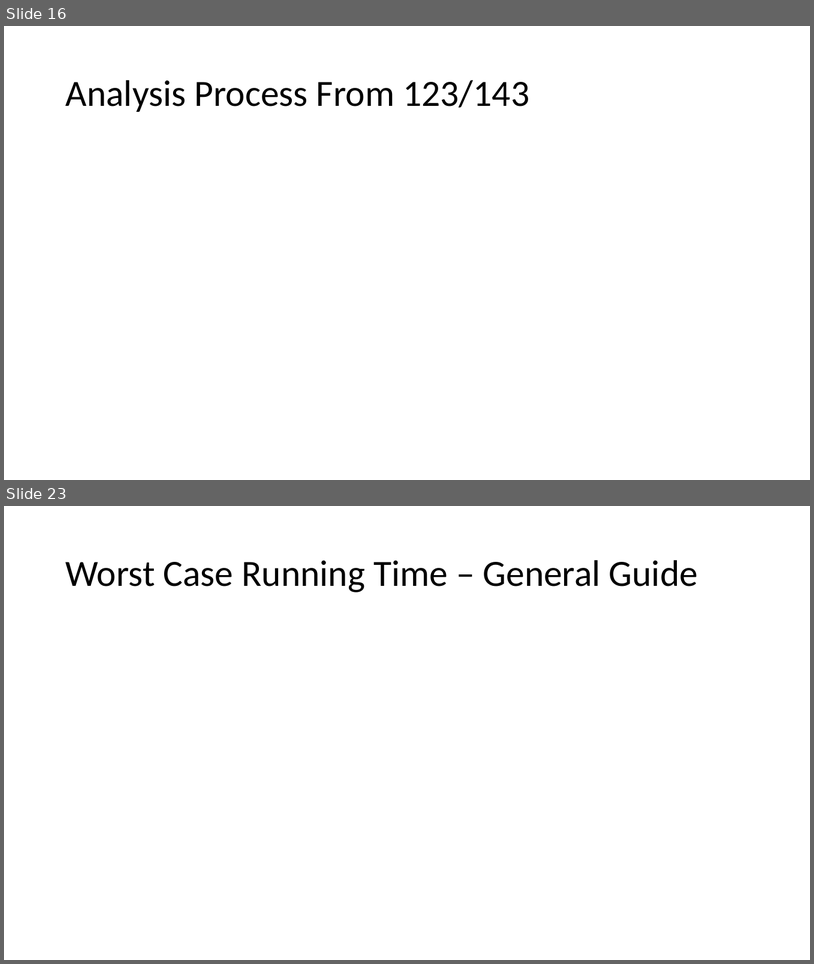
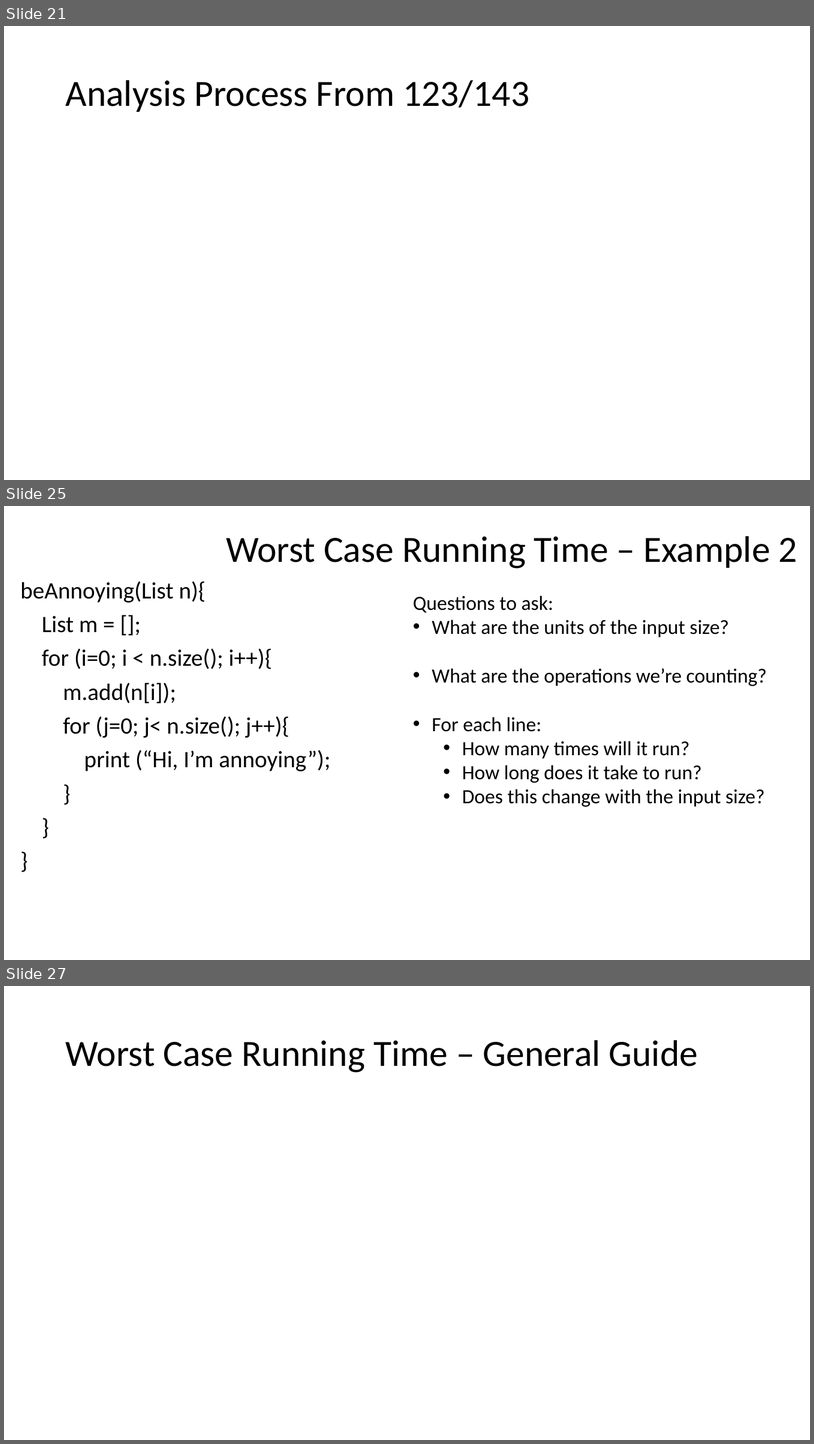
Before and after one commit to natebrunelle/cse332, a slide deck: markdown/files/slides/lecture2_analysis1.pptx. Shown one above the other, each under a label of ours: slides 16 and 23 before the commit, slides 21, 25 and 27 after it; the slides between them are not shown. The pictures are 814x964 and 814x1444 pixels, drawn with LibreOffice and Linux fonts; fonts in the diff are those of the drawing; grey boxes stand for pictures. Boxes give left, top, right and bottom in pixels: in the first picture for what was removed or moved away, otherwise in the second. Text is boxed around its words. In the diff, an @@ line names an element or a change of style, - is before the commit and + after.

```diff
--- a/markdown/files/slides/lecture2_analysis1.pptx
+++ b/markdown/files/slides/lecture2_analysis1.pptx
@@ slide 25 added at (x1=4, y1=506, x2=810, y2=960), background #FFFFFF @@
@@ title added at (x1=226, y1=536, x2=798, y2=568), 44 pt, text #000000 @@
+Worst Case Running Time – Example 2
@@ text added at (x1=20, y1=581, x2=330, y2=771), 28 pt, text #000000 @@
+beAnnoying(List n){
+List m = [];
+for (i=0; i < n.size(); i++){
+m.add(n[i]);
+for (j=0; j< n.size(); j++){
+print (“Hi, I’m annoying”);
+}
+}
+}
@@ text added at (x1=413, y1=595, x2=767, y2=807), 24 pt, text #000000 @@
+Questions to ask:
+• What are the units of the input size?
+• What are the operations we’re counting?
+• For each line:
+  • How many times will it run?
+  • How long does it take to run?
+  • Does this change with the input size?
@@ what was slide 16 is now slide 21 @@
@@ what was slide 23 is now slide 27 @@
```
Also in this commit, not shown: 13 slides changed, 6 other slides added, 3 slides removed, 2 other files.
